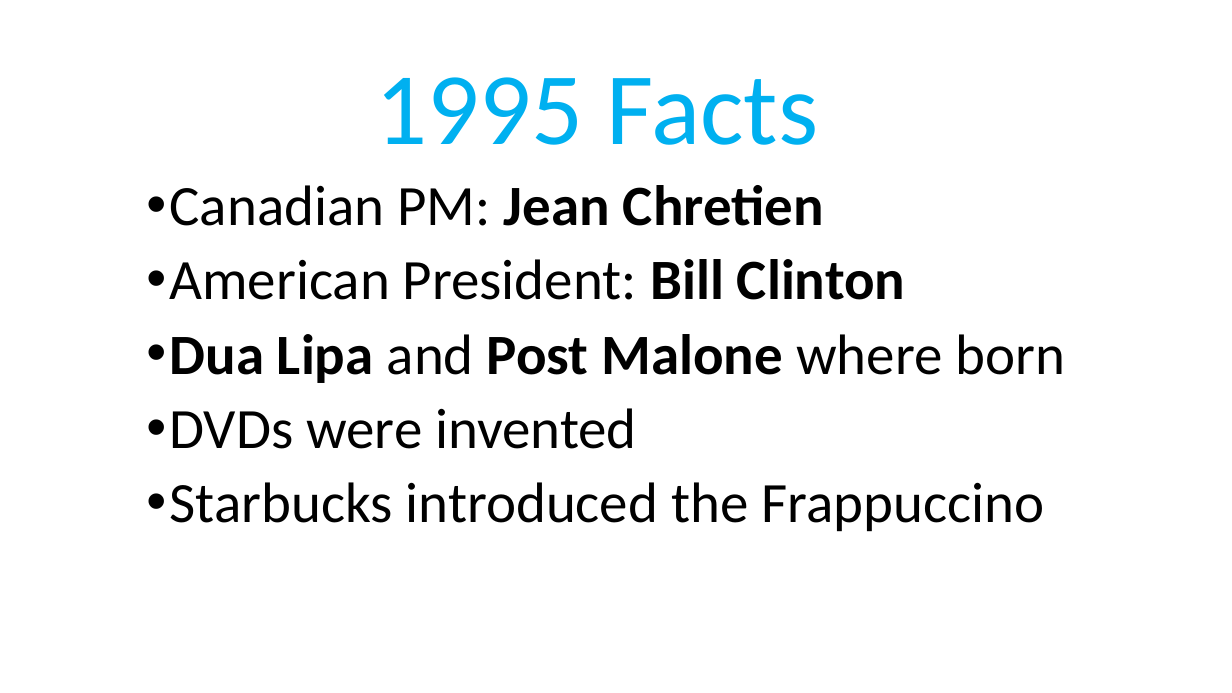
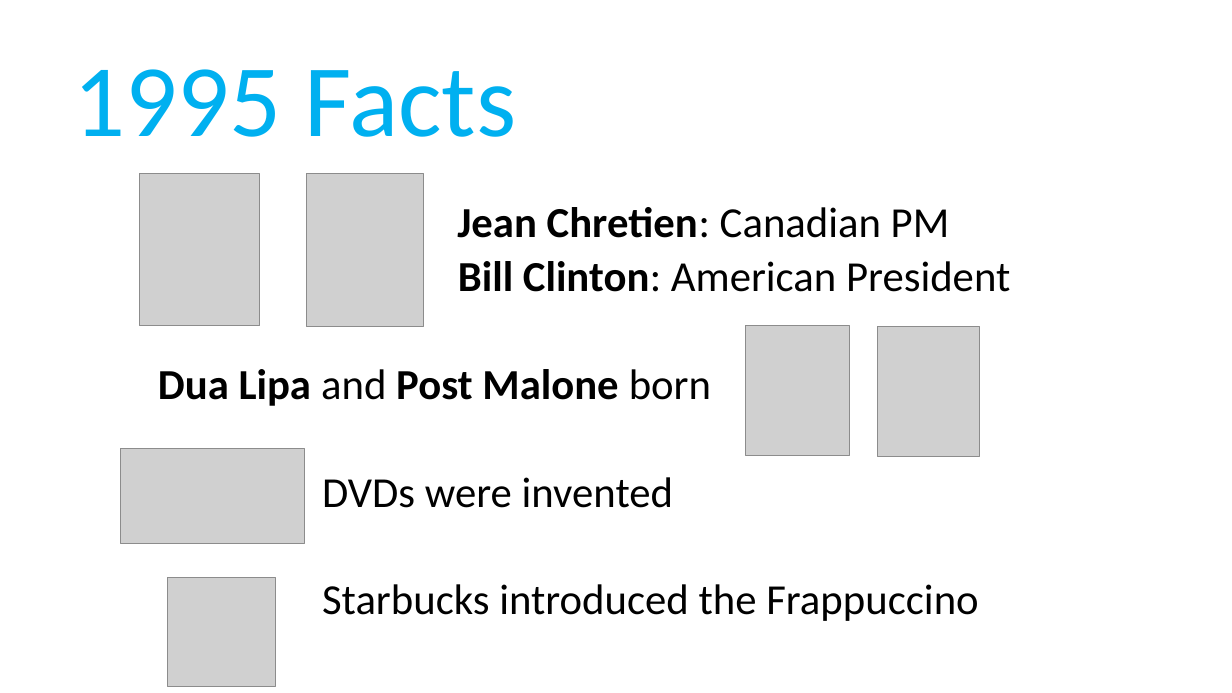
Before and after one commit to tjd1234/cmpt383summer2022, a slide deck: slide 7 of docs/languages/ruby/ruby1995.pptx. Drawn at 1232x693 pixels with LibreOffice and Linux fonts; fonts in the diff are those of the drawing; grey boxes stand for pictures. Boxes give left, top, right and bottom in pixels: in the first picture for what was removed or moved away, otherwise in the second. Text is boxed around its words. In the diff, an @@ line names an element or a change of style, - is before the commit and + after.

```diff
--- a/docs/languages/ruby/ruby1995.pptx
+++ b/docs/languages/ruby/ruby1995.pptx
@@ text "1995 Facts" moved from (x1=376, y1=77, x2=818, y2=145) to (x1=74, y1=69, x2=516, y2=137) @@
@@ picture added at (x1=140, y1=174, x2=261, y2=325) @@
@@ picture added at (x1=306, y1=174, x2=423, y2=326) @@
@@ text "Jean Chretien: Canadian PM" moved from (x1=170, y1=185, x2=1065, y2=532) to (x1=158, y1=207, x2=1010, y2=621) @@
@@ text at (x1=158, y1=207, x2=1010, y2=406): text changed; size 44.4 to 33.3 pt; bold on @@
-• Canadian PM: Jean Chretien
-• American President: Bill Clinton
-• Dua Lipa and Post Malone where born
+Jean Chretien: Canadian PM
+Bill Clinton: American President
+Dua Lipa and Post Malone born
@@ picture added at (x1=746, y1=325, x2=849, y2=456) @@
@@ picture added at (x1=878, y1=327, x2=981, y2=457) @@
@@ picture added at (x1=120, y1=449, x2=305, y2=543) @@
@@ text at (x1=322, y1=477, x2=978, y2=621): size 44.4 to 33.3 pt in "DVDs were invented", "Starbucks introduced the Frappuccino"; bullet • to none; line spacing 0.9 to 0.8 @@
@@ picture added at (x1=167, y1=578, x2=276, y2=687) @@
```
Also in this commit, not shown: 10 other files.
